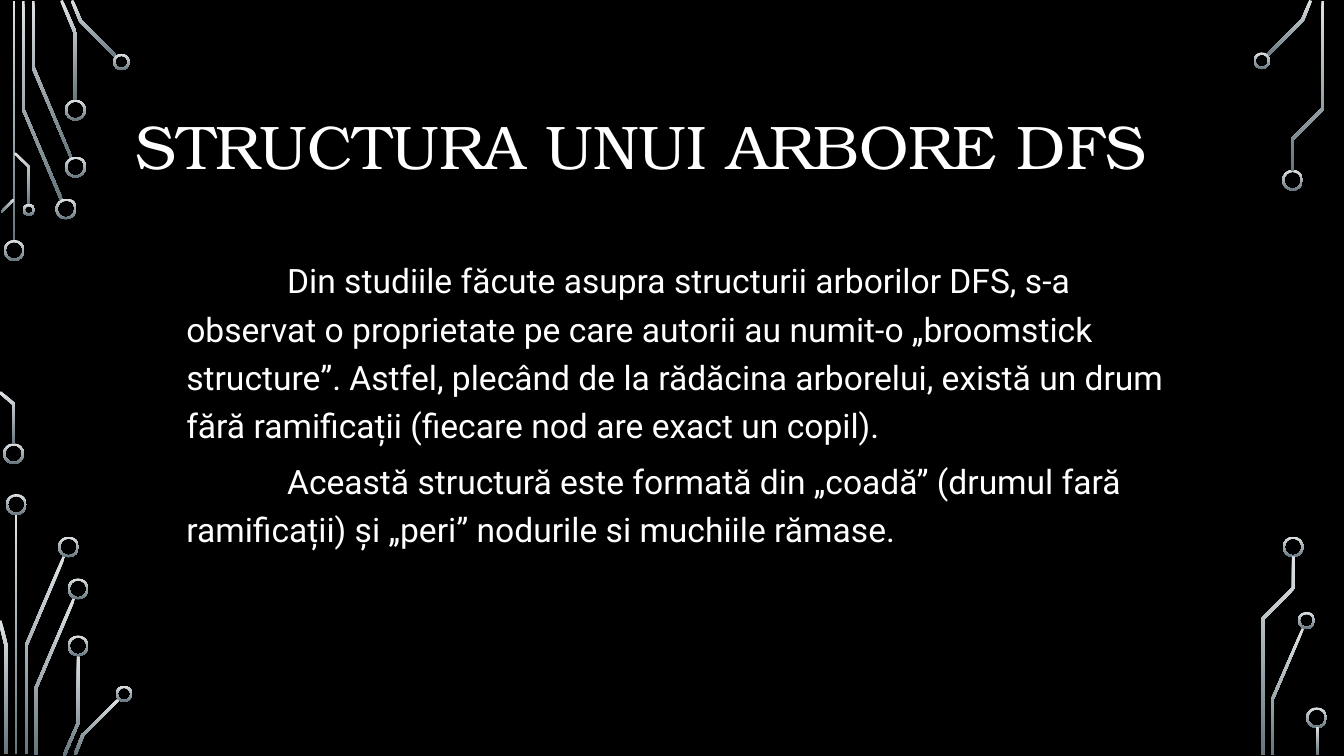
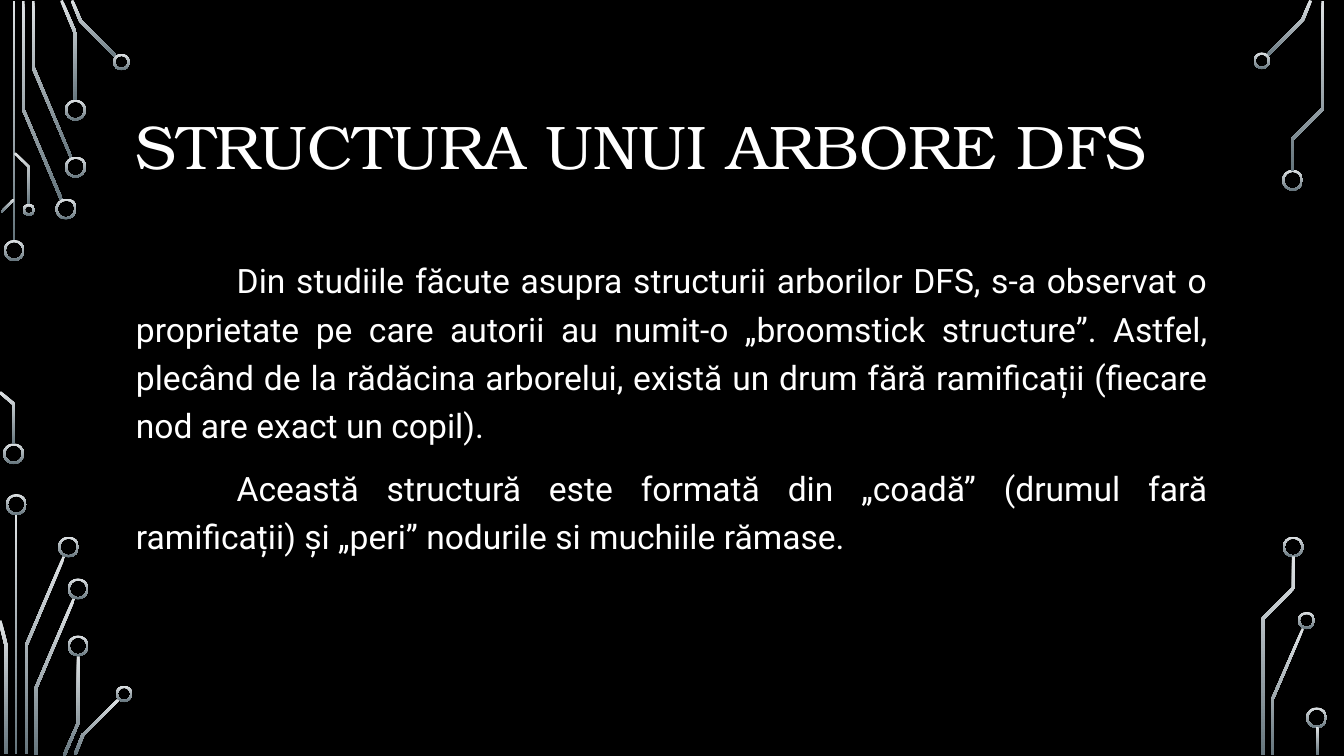
Before and after one commit to MattiaIojica/Incremental-DFS-Algorithms, a slide deck: slide 11 of Prezentare Incremental DFS algorithms.pptx. Drawn at 1344x756 pixels with LibreOffice and Linux fonts; fonts in the diff are those of the drawing; background and template pictures are left out. Boxes give left, top, right and bottom in pixels: in the first picture for what was removed or moved away, otherwise in the second. Text is boxed around its words. In the diff, an @@ line names an element or a change of style, - is before the commit and + after.

```diff
--- a/Prezentare Incremental DFS algorithms.pptx
+++ b/Prezentare Incremental DFS algorithms.pptx
@@ text "Din studiile făcute asupra structurii ..." at (x1=136, y1=267, x2=1207, y2=557): alignment left to justified; list level 2 to 1 in "Din studiile făcute asupra structurii ..."; list level 2 to 1 in "Această structură este formată din ..." @@
```
Also in this commit, not shown: 9 other slides changed.
